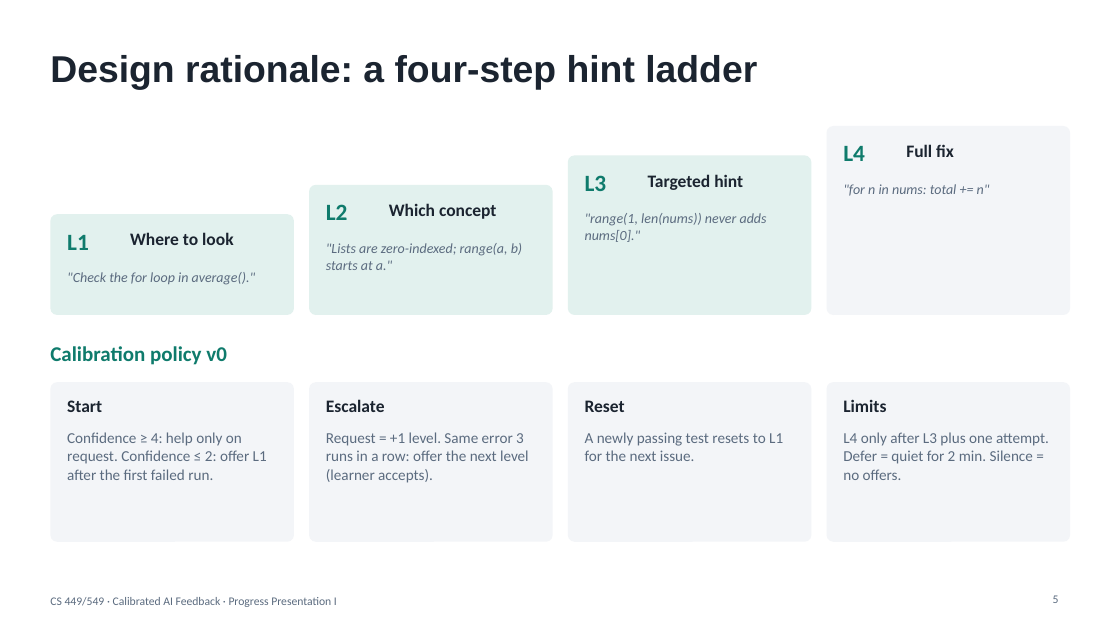
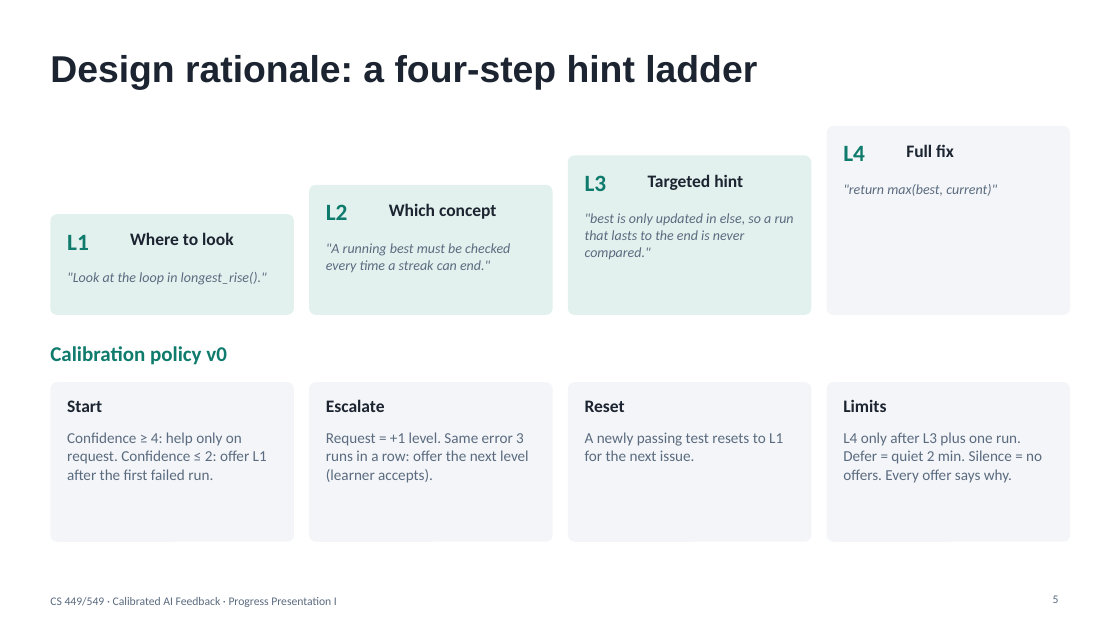
Before and after one commit to EmirC356/CS449-Project, a slide deck: slide 5 of docs/PP1_Calibrated_AI_Feedback.pptx. Drawn at 1120x630 pixels with LibreOffice and Linux fonts; fonts in the diff are those of the drawing. Boxes give left, top, right and bottom in pixels: in the first picture for what was removed or moved away, otherwise in the second. Text is boxed around its words. In the diff, an @@ line names an element or a change of style, - is before the commit and + after.

```diff
--- a/docs/PP1_Calibrated_AI_Feedback.pptx
+++ b/docs/PP1_Calibrated_AI_Feedback.pptx
@@ text at box(843, 184, 997, 196): text changed @@
-"for n in nums: total += n"
+"return max(best, current)"
@@ text at box(585, 213, 794, 259): text changed @@
-"range(1, len(nums)) never adds nums[0]."
+"best is only updated in else, so a run that lasts to the end is never compared."
@@ text at box(326, 243, 510, 272): text changed @@
-"Lists are zero-indexed; range(a, b) starts at a."
+"A running best must be checked every time a streak can end."
@@ text at box(67, 272, 267, 285): text changed @@
-"Check the for loop in average()."
+"Look at the loop in longest_rise()."
@@ text at box(843, 432, 1042, 483): text changed @@
-L4 only after L3 plus one attempt. Defer = quiet for 2 min. Silence = no offers.
+L4 only after L3 plus one run. Defer = quiet 2 min. Silence = no offers. Every offer says why.
```
Also in this commit, not shown: 5 other slides changed.
